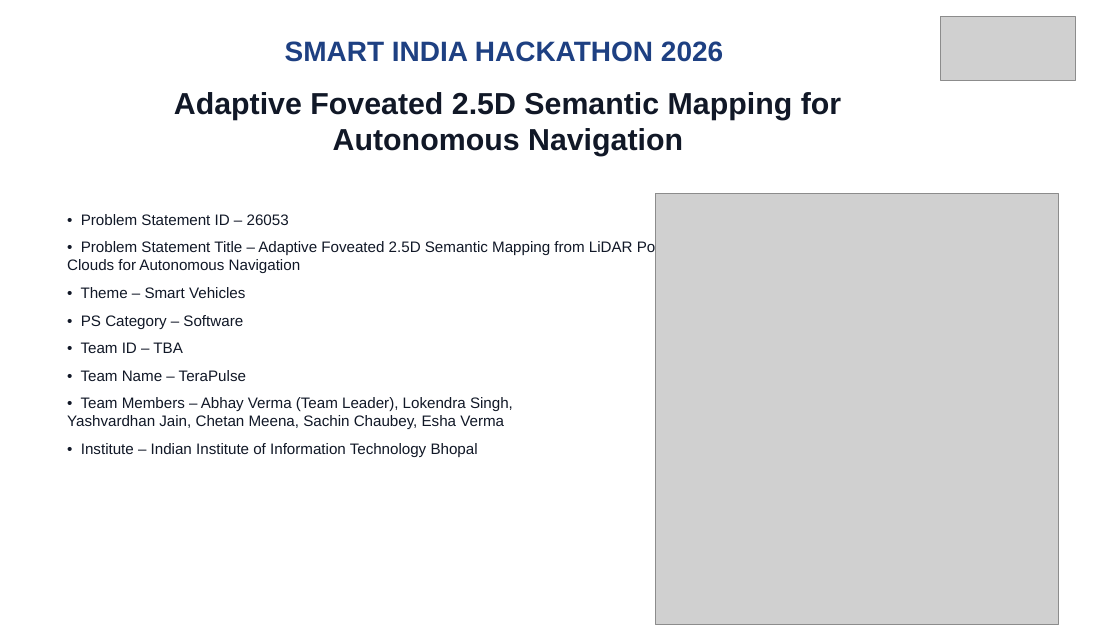
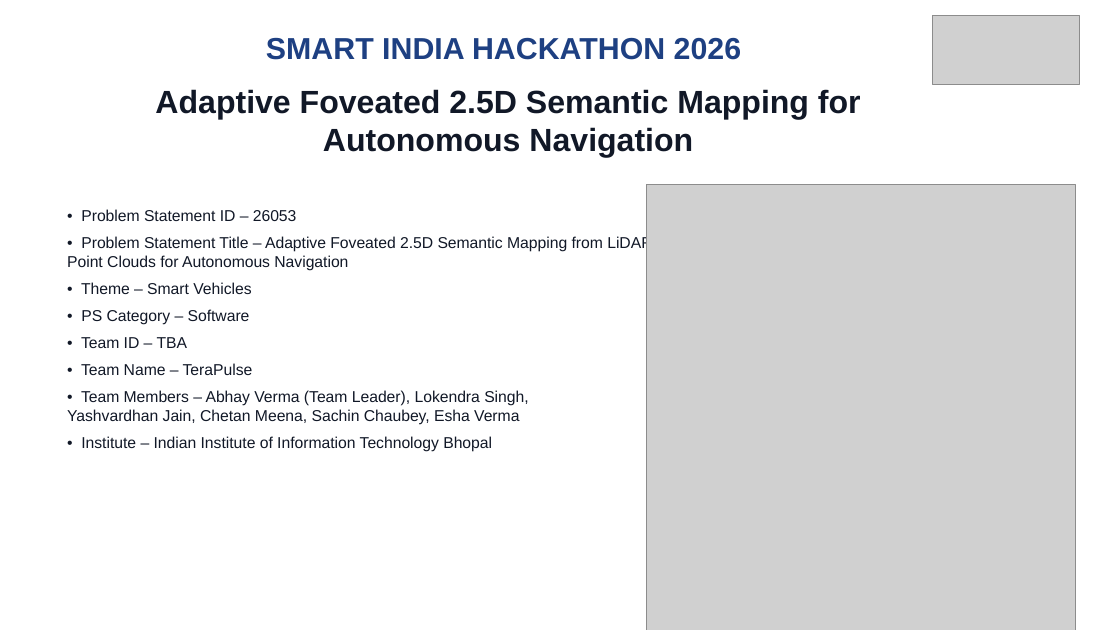
Before and after one commit to AbhayVerma628/SIh26053_Lidar, a slide deck: slide 1 of docs/SIH26053_TeraPulse_Official_Presentation.pptx. Drawn at 1120x630 pixels with LibreOffice and Linux fonts; fonts in the diff are those of the drawing; grey boxes stand for pictures. Boxes give left, top, right and bottom in pixels: in the first picture for what was removed or moved away, otherwise in the second. Text is boxed around its words. In the diff, an @@ line names an element or a change of style, - is before the commit and + after.

Commit message:
style: increase font sizes and enlarge images across all 6 slides

```diff
--- a/docs/SIH26053_TeraPulse_Official_Presentation.pptx
+++ b/docs/SIH26053_TeraPulse_Official_Presentation.pptx
@@ text "SMART INDIA HACKATHON 2026" at [266, 38, 741, 60]: size 24 to 26 pt @@
@@ picture: place and size @@
-picture at [941, 17, 1075, 81]
+picture at [933, 15, 1080, 85]
@@ text "Adaptive Foveated 2.5D Semantic Mapping ..." at [155, 89, 861, 158]: size 26 to 27.5 pt @@
@@ text "• Problem Statement ID – ..." at [67, 209, 652, 452]: size 13 to 13.5 pt; less space between paragraphs @@
@@ picture: place and size @@
-picture at [655, 193, 1059, 624]
+picture at [647, 185, 1075, 630]
```
Also in this commit, not shown: 5 other slides changed, 2 other files.
